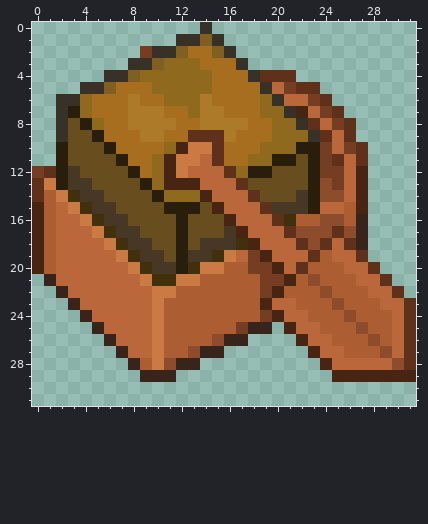
Pixel-art sprite: textures/items/acacia_chest_boat.png. Above: the version before the commit.
The file is 32x32 pixels. Colours within 5 levels of each other are drawn and written as one.
After the commit:
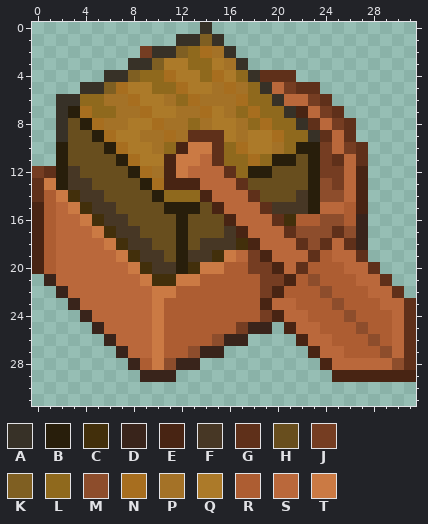
Palette (. is transparent): A #373127  B #281e0b  C #422f0b  D #39241b  E #482413  F #473725  G #5f301a  H #684e1e  J #753d22  K #7f5f22  L #8f691d  M #8d4d2c  N #a76e1f  P #a47227  Q #ac7a29  R #ad5d32  S #ba683b  T #cb7a44
Edits made:
@@ x 2..22 @@
  1 ..........AAKA.......
- 2 .......JAAKNNKA......
- 3 ......AAKLLLNNNA.....
- 4 ....AAKLLLLLLNNNAGGG.
- 5 ..AAKNNNLLLLLNNNNASJG
- 6 AALNNNQNNLLLQNNNNLASS
- 7 ABLNNNQQQNNLQQNNNLLAE
- 8 AHBLNNQQQQNNQQQQNNLLA
- 9 AHHBNNNQQNNGGGQNNNLLL
-10 BHHHBNNNNLETTGNNNLLLB
-11 BHHHHBNNLETTSGNNLLBBH
-12 BFHHHHBNLETSSSGLBBHHH
-13 BFFHHHHBLEEESSSGHHHHH
+ 2 .......JAAKLNPA......
+ 3 ......AAKQQLLQPA.....
+ 4 ....AAKLLNQQLNQLAGGG.
+ 5 ..AAKNQQLLNQQPNPLASJG
+ 6 AALLPPNQQPLNPPPNLLASS
+ 7 ABNLLPPNQQPPNQPLNLLAE
+ 8 AHBNPPQQNPPLPQQPLNLLA
+ 9 AHHBNQQPPNPGGGQPQQNLL
+10 BHHHBNQQPLETTGLNQQPLB
+11 BHHHHBNQQETTSGLLNLBBH
+12 BFHHHHBNPETSSSGLBBHHH
+13 BFFHHHHBNEEESSSGHHHHH
 14 TCFFHHHHBLLLESSSGHHHF
Pixel boxes of the changes (left, top, right, bottom) in both pictures:
changed: (80, 46, 284, 190)
